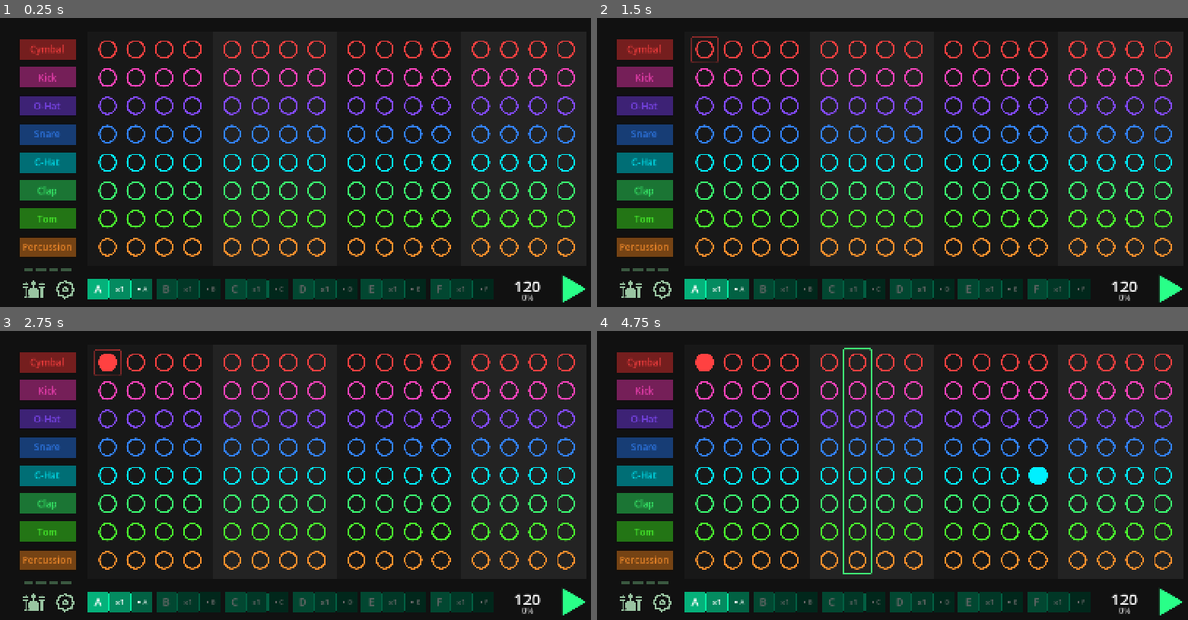
Above: before the commit, frames 1-4 (two rows, left to right).
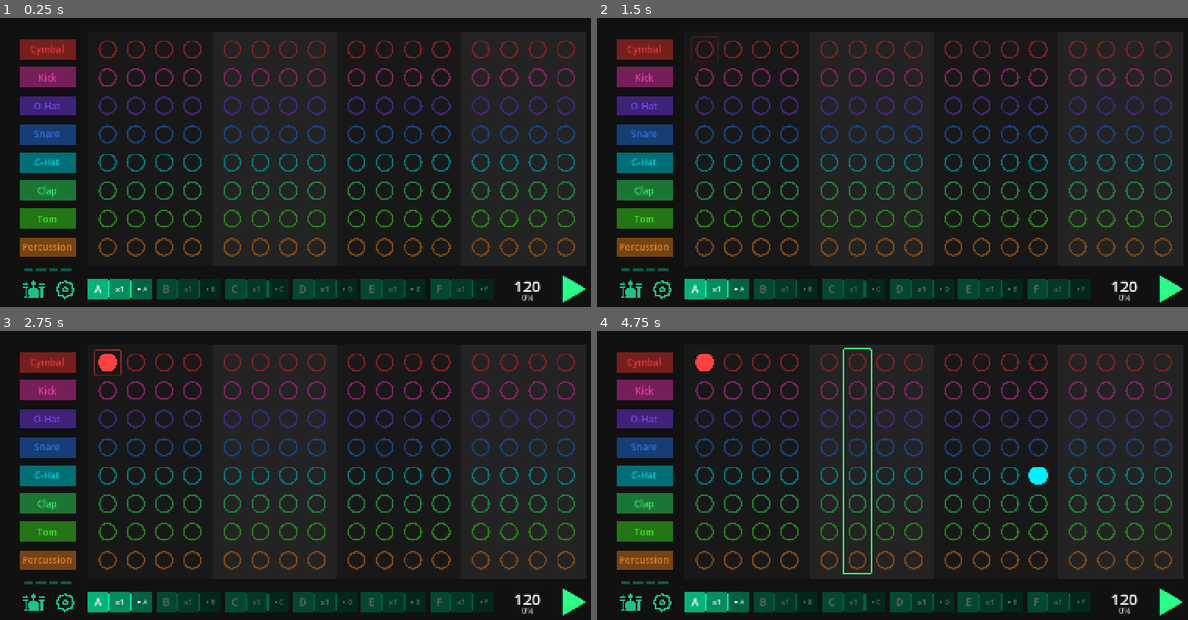
Above: after the commit, the same moments.

Repository: JulienToumieh/bsteppr
Game: Godot game, scene res://main.tscn
The game is run twice, just before and just after one commit, with the same random seed, the same clock (stepped at 60 frames per second) and the same inputs.
Inputs (mouse positions are in pixels of both pictures, inside the frame that each line leads up to):
- Up to frame 1 (0.25 s): no input
- Up to frame 2 (1.5 s): click (703, 49) at 0.52 s; click (703, 49) at 1.27 s
- Up to frame 3 (2.75 s): click (106, 362) at 2.02 s
- Up to frame 4 (4.75 s): tap Enter at 2.75 s; move the mouse to (1034, 463) at 2.77 s; tap Mouse wheel down (scroll_down) at 2.85 s; click (1034, 463) at 2.92 s; tap Space (start-stop) at 3.5, 4.35 s; drag from (780, 492) to (868, 536) at 3.52 s; move the mouse to (963, 414) at 4.27 s; click (963, 414) at 4.42 s

The runs differ from the first frame. In frame 1, 7.4% of the frame differs, in the area x 3-98%, y 7-98%; in frame 2, 7.5%, in the area x 3-98%, y 6-98%; in frame 3, 7.4%; in frame 4, 7.3%.

Commit message:
More theme elements support: UI icons, Loop Chips, & BarIndicators

Diff:
--- a/Globals.gd
+++ b/Globals.gd
@@ -79,7 +79,9 @@
 		"4CFF2F",
 		"FF922D"
 	],
-	"loopChip": "07FCAE"
+	"loopChip": "07FCAE",
+	"UIIcons": "1dc18d",
+	"barIndicators": "07FCAE"
 }
 
 var themeName = "default"
--- a/components/beat_step.gd
+++ b/components/beat_step.gd
@@ -22,18 +22,14 @@
 	for i in range(8):
 		if beatIDX.y == i : modulate = Color(colorTheme.get("instrumentRowBeats")[i])
 
-	'''
-	if beatIDX.y == 0: modulate = Color("FF4141")
-	if beatIDX.y == 1: modulate = Color("FF44BF")
-	if beatIDX.y == 2: modulate = Color("854BFF")
-	if beatIDX.y == 3: modulate = Color("3385FF")
-	if beatIDX.y == 4: modulate = Color("00F0FF")
-	if beatIDX.y == 5: modulate = Color("3CFF72")
-	if beatIDX.y == 6: modulate = Color("4CFF2F")
-	if beatIDX.y == 7: modulate = Color("FF922D")
-	'''
+func update_theme():
+	var colorTheme = Globals.colorTheme
+
+	for i in range(8):
+		if beatIDX.y == i : modulate = Color(colorTheme.get("instrumentRowBeats")[i])
 
 func _on_update_ui():
+	update_theme()
 	var beatQ = Globals.activeBeat[beatIDX.x][beatIDX.y]
 
 	Q1 = int(beatQ[0])
@@ -50,11 +46,6 @@
 	for bQ in range(4):
 		if val < int(beatQ[bQ]): val = int(beatQ[bQ])
 	modulate.v = 0.5 + val/10.0
-
-	var colorTheme = Globals.colorTheme
-
-	for i in range(8):
-		if beatIDX.y == i : modulate = Color(colorTheme.get("instrumentRowBeats")[i])
 
 
 func _on_step_click_gui_input(event):
--- a/main.gd
+++ b/main.gd
@@ -17,6 +17,10 @@
 	get_node("TempoDisp/Tempo").text = str(int(Globals.bpm))
 	get_node("TempoDisp/Swing").text = str(int(Globals.swing)) + "%"
 	updateBarIndicator()
+
+	var colorTheme = Globals.colorTheme
+	get_node("UIButtons").modulate = Color(colorTheme.get("UIIcons"))
+	get_node("BarIndicator").modulate = Color(colorTheme.get("barIndicators"))
 
 func updateBarIndicator():
 	get_node("BarIndicator/b1").modulate.a = 0.3
--- a/main.tscn
+++ b/main.tscn
@@ -81,14 +81,12 @@
 
 [node name="UIButtons" type="Node2D" parent="."]
 
-[node name="DrumSet" type="Sprite2D" parent="UIButtons"]
-modulate = Color(0.598537, 0.769547, 0.632317, 1)
+[node name="DrumSetIcon" type="Sprite2D" parent="UIButtons"]
 position = Vector2(85.0312, 690.031)
 scale = Vector2(0.287183, 0.287183)
 texture = ExtResource("7_jdhqv")
 
-[node name="Settings" type="Sprite2D" parent="UIButtons"]
-modulate = Color(0.598537, 0.769547, 0.632317, 1)
+[node name="SettingsIcon" type="Sprite2D" parent="UIButtons"]
 position = Vector2(165.031, 691.031)
 scale = Vector2(0.228903, 0.228903)
 texture = ExtResource("8_own0v")
@@ -133,25 +131,21 @@
 position = Vector2(120, 640)
 
 [node name="b4" type="Sprite2D" parent="BarIndicator"]
-modulate = Color(0.606547, 0.995885, 0.683453, 1)
 position = Vector2(48, 0)
 scale = Vector2(24, 7.99999)
 texture = ExtResource("9_7kt5k")
 
 [node name="b3" type="Sprite2D" parent="BarIndicator"]
-modulate = Color(0.606547, 0.995885, 0.683453, 1)
 position = Vector2(16, 0)
 scale = Vector2(24, 7.99999)
 texture = ExtResource("9_7kt5k")
 
 [node name="b2" type="Sprite2D" parent="BarIndicator"]
-modulate = Color(0.606547, 0.995885, 0.683453, 1)
 position = Vector2(-16, 0)
 scale = Vector2(24, 7.99999)
 texture = ExtResource("9_7kt5k")
 
 [node name="b1" type="Sprite2D" parent="BarIndicator"]
-modulate = Color(0.606547, 0.995885, 0.683453, 1)
 position = Vector2(-48, 0)
 scale = Vector2(24, 7.99999)
 texture = ExtResource("9_7kt5k")
